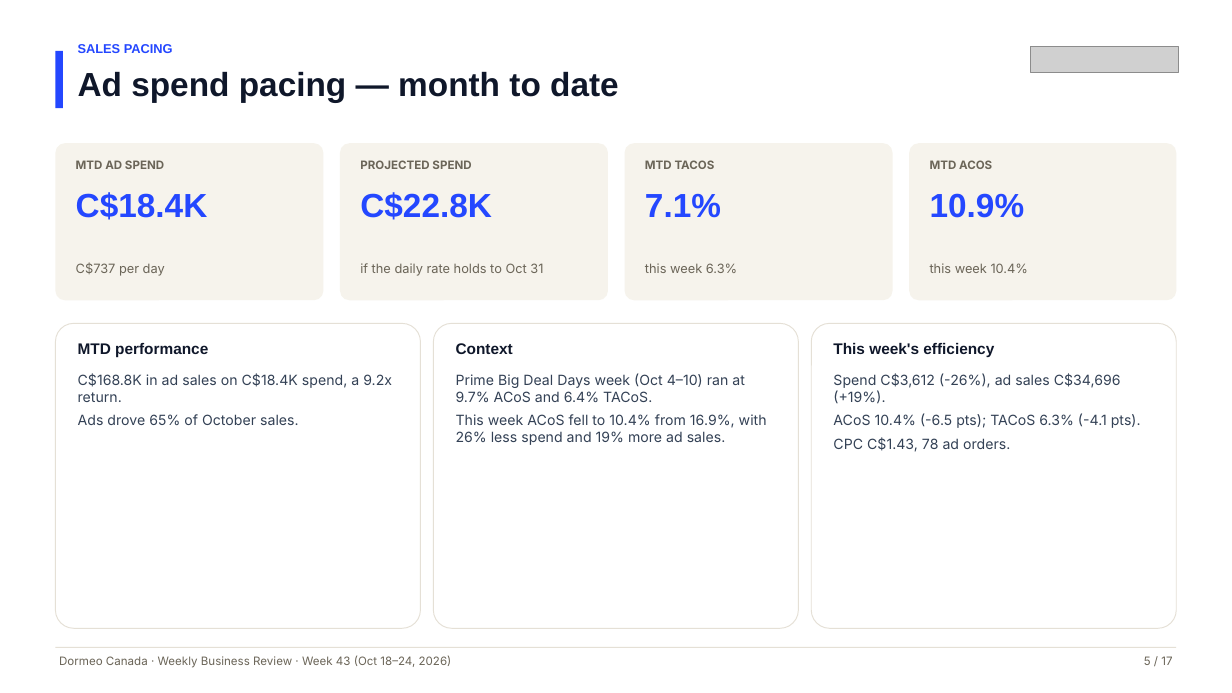
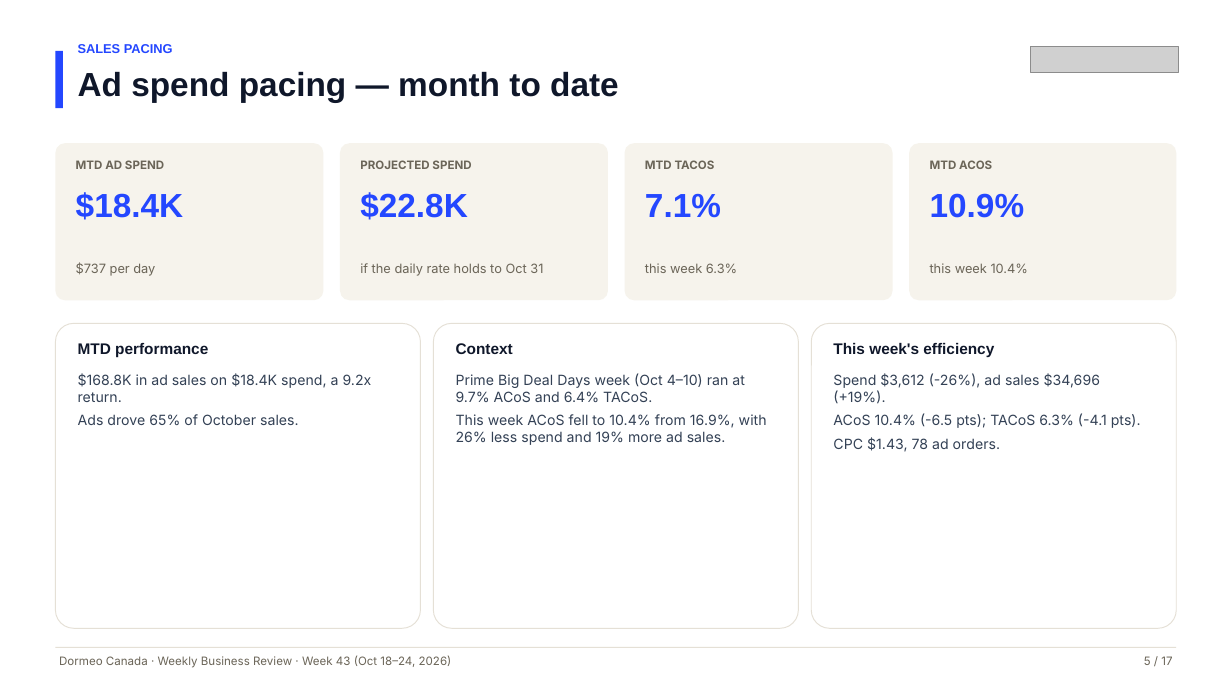
Before and after one commit to RONFSG/flagship-growth-reports, a slide deck: slide 5 of dormeo-canada/deck/2026-10-24/Dormeo-Canada-Weekly-Business-Review-Week-43-2026-10-24.pptx. Drawn at 1232x693 pixels with LibreOffice and Linux fonts; fonts in the diff are those of the drawing; grey boxes stand for pictures. Boxes give left, top, right and bottom in pixels: in the first picture for what was removed or moved away, otherwise in the second. Text is boxed around its words. In the diff, an @@ line names an element or a change of style, - is before the commit and + after.

```diff
--- a/dormeo-canada/deck/2026-10-24/Dormeo-Canada-Weekly-Business-Review-Week-43-2026-10-24.pptx
+++ b/dormeo-canada/deck/2026-10-24/Dormeo-Canada-Weekly-Business-Review-Week-43-2026-10-24.pptx
@@ text at (76, 192, 184, 220): text changed @@
-C$18.4K
+$18.4K
@@ text at (360, 192, 468, 220): text changed @@
-C$22.8K
+$22.8K
@@ text at (76, 262, 155, 276): text changed @@
-C$737 per day
+$737 per day
@@ text at (78, 373, 372, 402): text changed @@
-C$168.8K in ad sales on C$18.4K spend, a 9.2x return.
+$168.8K in ad sales on $18.4K spend, a 9.2x return.
@@ text at (833, 373, 1100, 404): text changed @@
-Spend C$3,612 (-26%), ad sales C$34,696 (+19%).
+Spend $3,612 (-26%), ad sales $34,696 (+19%).
@@ text at (833, 437, 1000, 452): text changed @@
-CPC C$1.43, 78 ad orders.
+CPC $1.43, 78 ad orders.
```
Also in this commit, not shown: 12 other slides changed, 19 other files.
